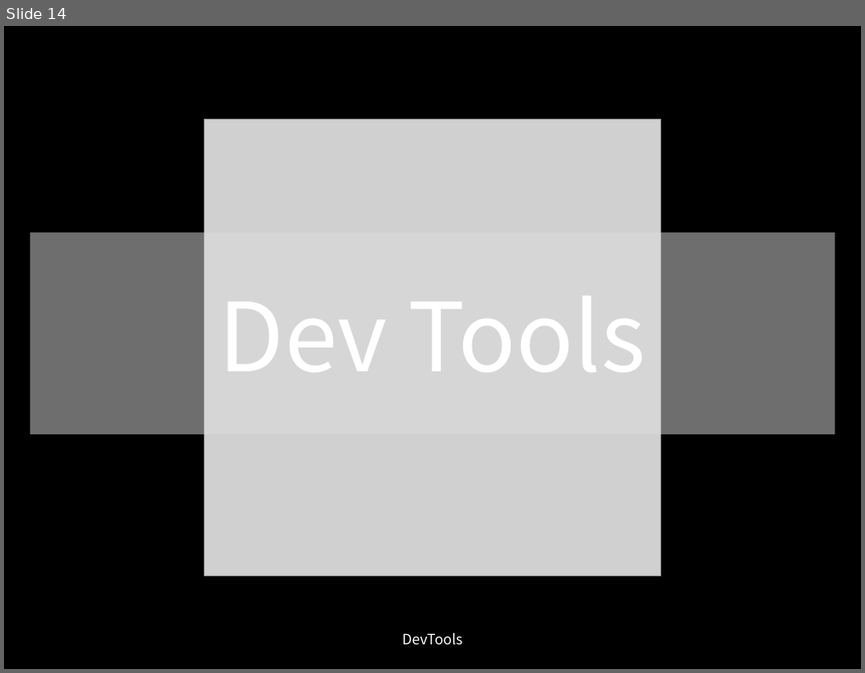
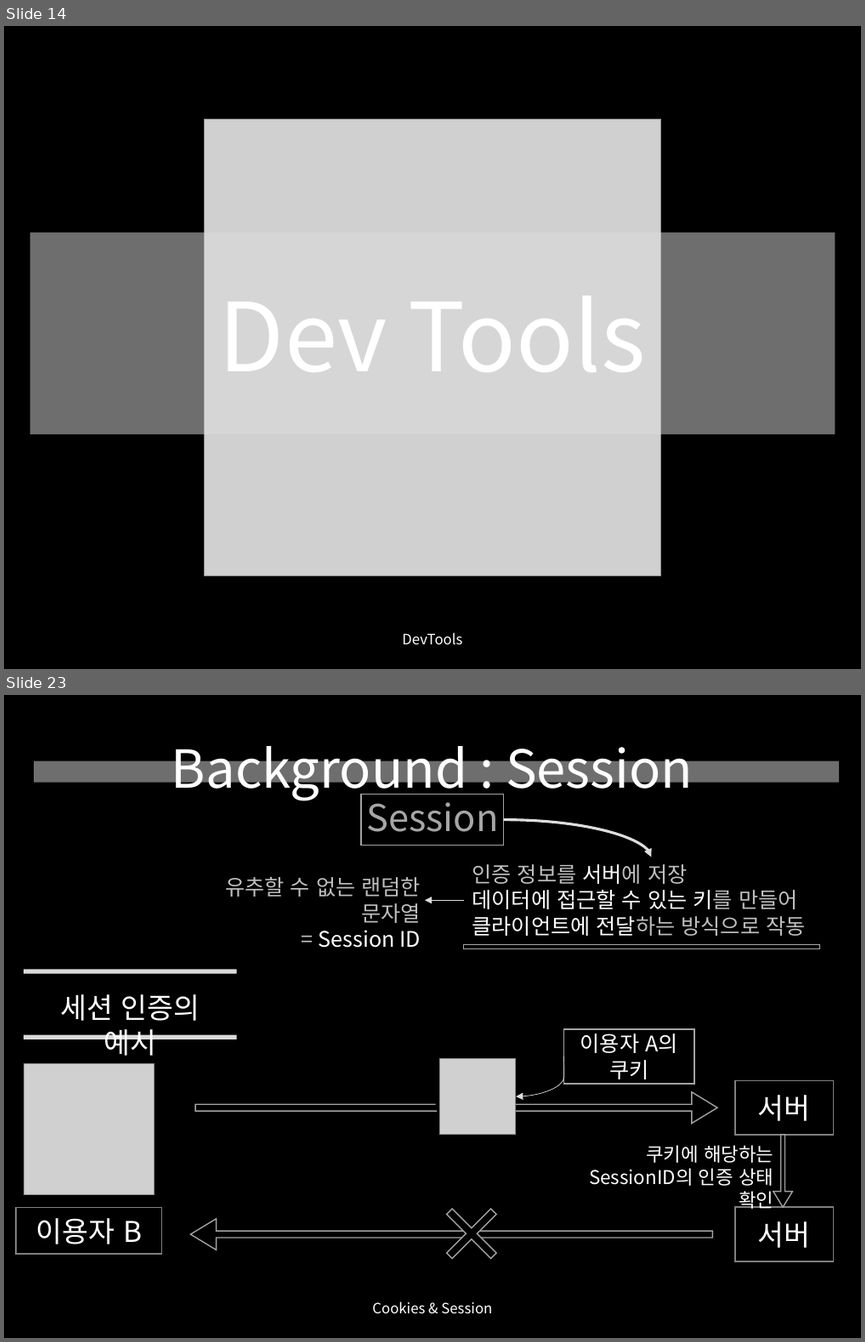
Before and after one commit to yusooo/Hacking, a slide deck: 웹해킹 정리.pptx. Shown one above the other, each under a label of ours: slide 14 before the commit, slides 14 and 23 after it; the slides between them are not shown. The pictures are 865x673 and 865x1342 pixels, drawn with LibreOffice and Linux fonts; fonts in the diff are those of the drawing; grey boxes stand for pictures. Boxes give left, top, right and bottom in pixels: in the first picture for what was removed or moved away, otherwise in the second. Text is boxed around its words. In the diff, an @@ line names an element or a change of style, - is before the commit and + after.

```diff
--- a/웹해킹 정리.pptx
+++ b/웹해킹 정리.pptx
@@ slide 23 added at [4, 695, 861, 1338], background #000000 @@
@@ rectangle added at [34, 761, 839, 783], fill #DDDDDD at 50% opacity @@
@@ title added at [171, 746, 692, 832], 44 pt, text #FFFFFF @@
+Background : Session
+Session
@@ rectangle added at [361, 794, 504, 845], outline #A3A3A3 1 pt @@
@@ curved arrow added from (504, 819) to (651, 857), #DDDDDD 2.25 pt @@
@@ text added at [472, 864, 805, 936], 18 pt, text #FFFFFF @@
+인증 정보를 서버에 저장
+데이터에 접근할 수 있는 키를 만들어
+클라이언트에 전달하는 방식으로 작동
@@ text added at [225, 877, 421, 947], 18 pt, text #BFBFBF @@
+유추할 수 없는 랜덤한 문자열
+= Session ID
@@ arrow added from (463, 900) to (425, 900), #DDDDDD 0.5 pt @@
@@ rectangle added at [463, 944, 820, 948], fill #000000, outline #A6A6A6 1 pt @@
@@ rectangle added at [24, 970, 236, 974], fill #D9D9D9 @@
@@ text added at [60, 994, 200, 1055], 24 pt, text #FFFFFF @@
+세션 인증의 예시
@@ rectangle added at [24, 1034, 236, 1038], fill #D9D9D9 @@
@@ rectangle added at [563, 1029, 693, 1083], fill #000000, outline #A3A3A3 1 pt, 18 pt, text #FFFFFF @@
+이용자 A의 쿠키
@@ picture added at [24, 1063, 154, 1194] @@
@@ pie slice (boxed as its full ellipse) added at [435, 1061, 511, 1138], fill #000000 @@
@@ picture added at [439, 1058, 516, 1134] @@
@@ curved arrow added from (563, 1056) to (516, 1096), #DDDDDD 0.5 pt @@
@@ right arrow added at [195, 1092, 717, 1123], fill #000000, outline #A3A3A3 1 pt @@
@@ rectangle added at [735, 1081, 833, 1134], fill #000000, outline #808080 1 pt, 24 pt, text #FFFFFF @@
+서버
@@ text added at [589, 1145, 773, 1208], 16 pt, text #FFFFFF @@
+쿠키에 해당하는 SessionID의 인증 상태 확인
@@ right arrow added at [774, 1134, 793, 1207], fill #000000, outline #A3A3A3 1 pt @@
@@ cross added at [429, 1191, 514, 1276], fill #000000, outline #A3A3A3 1 pt @@
@@ rectangle added at [16, 1208, 161, 1253], fill #000000, outline #808080 1 pt, 24 pt, text #FFFFFF @@
+이용자 B
@@ right arrow added at [191, 1219, 713, 1249], fill #000000, outline #A3A3A3 1 pt @@
@@ rectangle added at [735, 1207, 833, 1260], fill #000000, outline #808080 1 pt, 24 pt, text #FFFFFF @@
+서버
@@ text added at [372, 1301, 492, 1314], 12 pt, text #FFFFFF @@
+Cookies & Session
```
Also in this commit, not shown: 2 slides changed, 11 other slides added.
